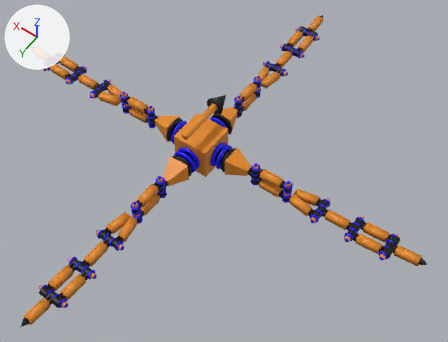
What one commit did to the glTF model assets/blender/export/spider.glb.
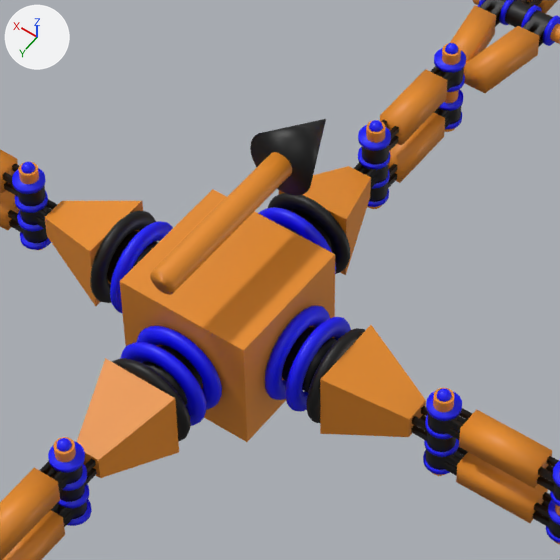
Old and new are each drawn whole from a 50 mm lens placed at (-70.5, 88.0, 152.2), pointed at (-9.5, 2.6, 17.9) and again close up on the part from 32% to 64% of the width and 19% to 60% of the height. The axes (+X, +Y, +Z) are drawn at upper left. The lights are the same throughout. Where no turn or scale is listed for an object, it has been applied to the vertices.
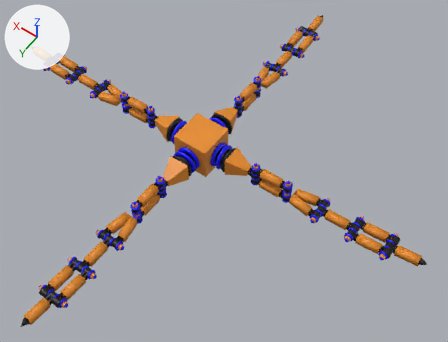
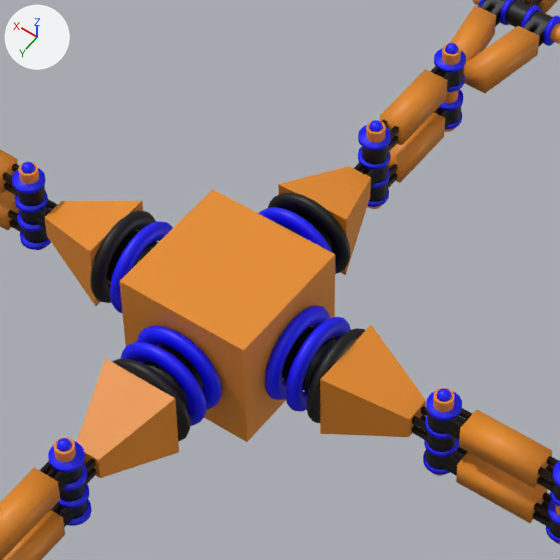
Boxes (x1, y1, x2, y2) around the edits, measured in the close-ups (560 x 560 px):
'Cylinder.160', deleted (orange)
    before: (150, 152, 292, 295)
'Cone.004', deleted (black)
    before: (250, 119, 326, 196)

The change, as a list of edits to the scene's bpy script:
```text
Remove ob_cone_004:
    ob_cone_004 = bpy.data.objects.new('Cone.004', me_cone_004)
    ob_cone_004.location = (0.0, -9.0, 30.0)
Remove ob_cylinder_160:
    ob_cylinder_160 = bpy.data.objects.new('Cylinder.160', me_cylinder_160)
    ob_cylinder_160.location = (0.0, 0.0, 30.0)
```
